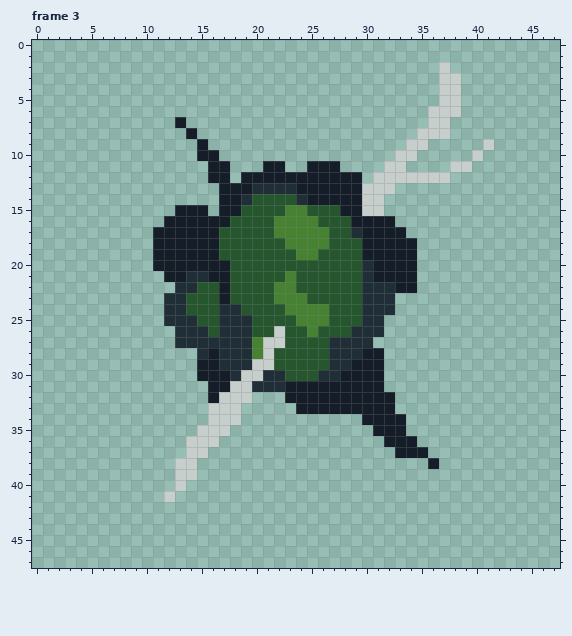
File history of a pixel-art file, assets/explosionGreen.aseprite. Above: the version before the commit.
48x48 pixels, 3 frames. Shown: frame 3. The commit also changed other frames, which this record leaves out.
And afterwards:
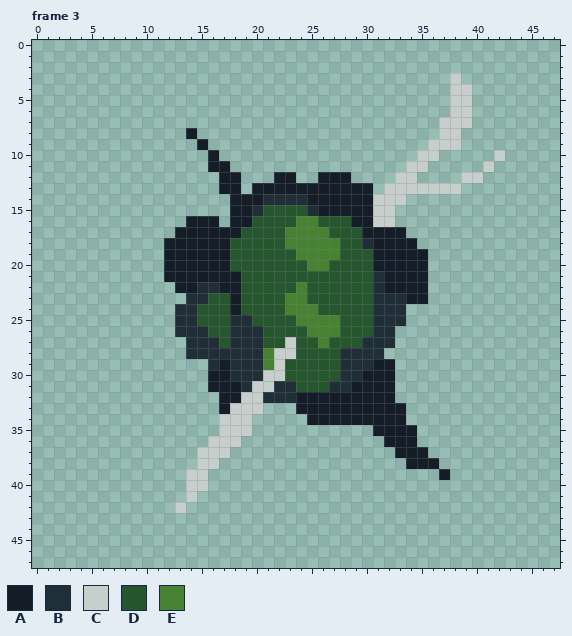
Palette (. is transparent): A #151d28  B #202e37  C #c7cfcc  D #25562e  E #468232
Diff:
Changed rows in their new state; - is an unchanged pixel.
Frame 3:
first column x 11:
 2 --------------------------.-----
 3 --------------------------.-----
 4 --------------------------.-C---
 5 --------------------------.-C---
 6 -------------------------..-C---
 7 --.----------------------.-CC---
 8 ------------------------..-C----
 9 -----------------------..CCC--.-
10 ----.-----------------..CC---.-C
11 ----------..--...----..CC--..-C-
12 -----.-A...--..---.-..--...-CC--
13 --------.AAAA------A.-CCCCCC----
14 ------.-AABBB------A-CC---------
15 --...-.-AB--DDBAA--A-C----------
16 -..---.AA--DD-------CC----------
17 ..----AA---D------D-------------
18 .-----A---------E--B------------
19 .-----A--------EE--D----A-------
20 .-------------EE---D----A-------
21 ---AA--A----D------DB---A-------
22 --AABB-A---DDE-----D-A--A-------
23 -..BB-DA---D-------D--BAA-------
24 -.-B--DA-------D---D--B---------
25 -.----D---------E--D-BB---------
26 ------D--B-D---EE-DD-B----------
27 --.---D--BDDC--EDDD-BB----------
28 ---B-B---BECC---D--BB-----------
29 ----.BA--BEC----D-BB-A----------
30 ----.---BBCC---DDBB--A----------
31 -------ABCC-BDDDBB---A----------
32 -----.AA-CBBB-------------------
33 -----.A-CC------------A---------
34 -----.--C-----AAAAA-------------
35 ----..-CC--------------A--------
36 ---..-CC------------------------
37 ---.-CC-------------------------
38 --..CC-----------------AA-------
39 --.-C---------------------A-----
40 --.CC---------------------------
41 -.-C----------------------------
42 --C-----------------------------
